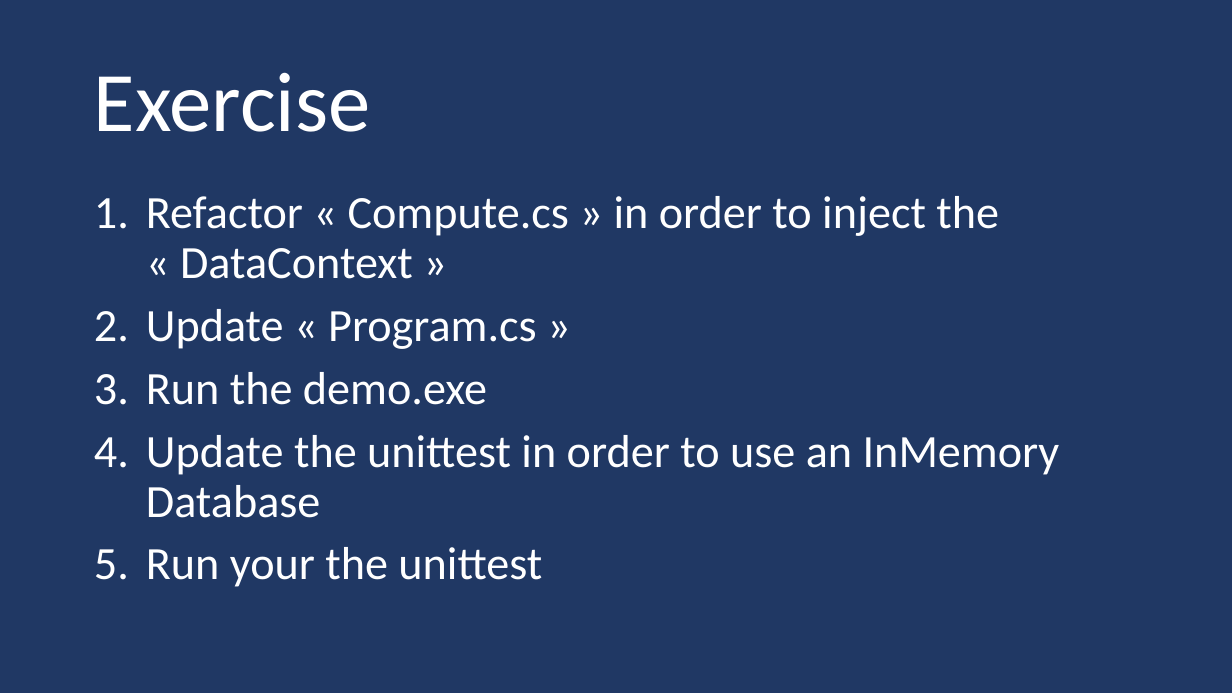
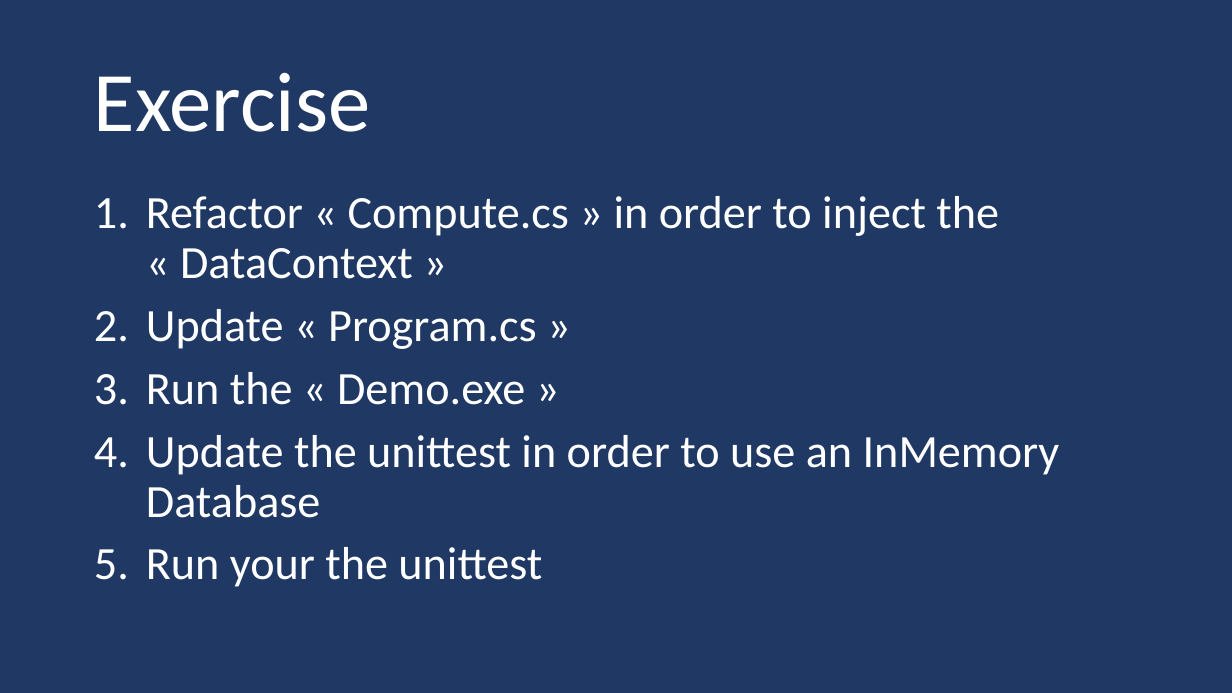
Before and after one commit to guillaume-chervet/course.dotnet, a slide deck: slide 133 of documentations/dotnet.pptx. Drawn at 1232x693 pixels with LibreOffice and Linux fonts; fonts in the diff are those of the drawing. Boxes give left, top, right and bottom in pixels: in the first picture for what was removed or moved away, otherwise in the second. Text is boxed around its words. In the diff, an @@ line names an element or a change of style, - is before the commit and + after.

```diff
--- a/documentations/dotnet.pptx
+++ b/documentations/dotnet.pptx
@@ text at (x1=146, y1=372, x2=525, y2=405): text changed @@
-3. Run the demo.exe
+3. Run the « Demo.exe »
```
Also in this commit, not shown: 3 other slides changed.
